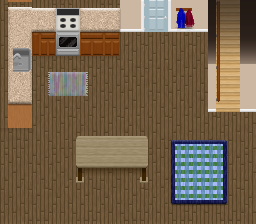
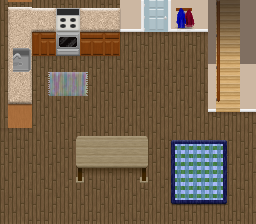
Layer changes from the first (256, 224) image to the second:
added layer "ambient occlusion" (2nd of 2, in "walls") in group "walls" over [120, 32, 256, 116]
painted on "drywall" over [208, 0, 256, 64]
